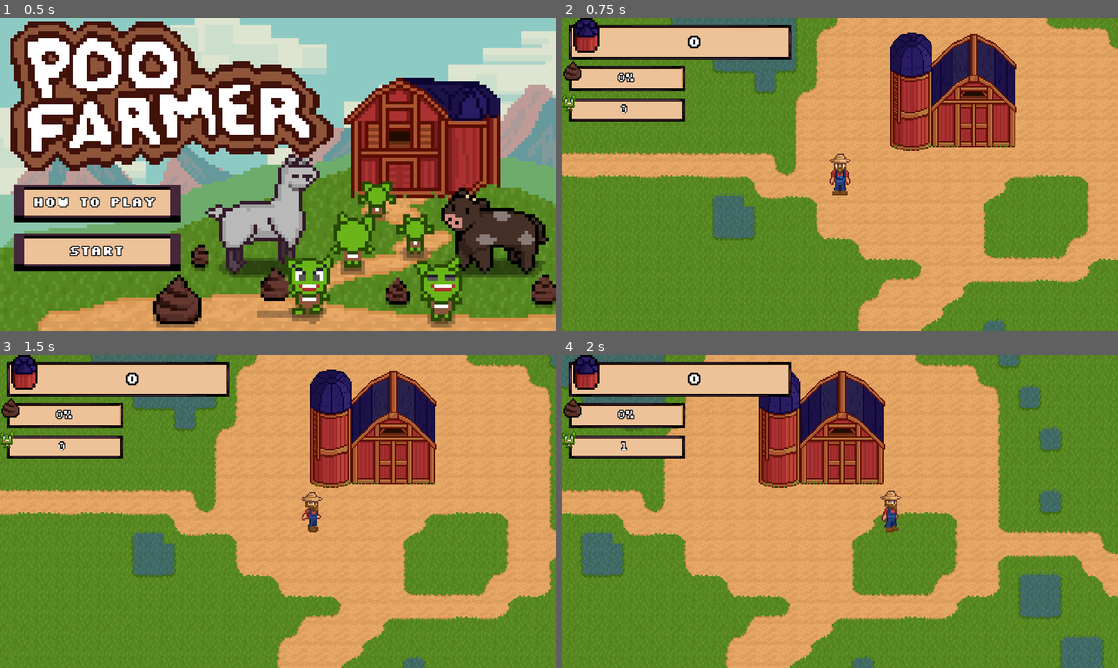
Above: before the commit, frames 1-4 (two rows, left to right).
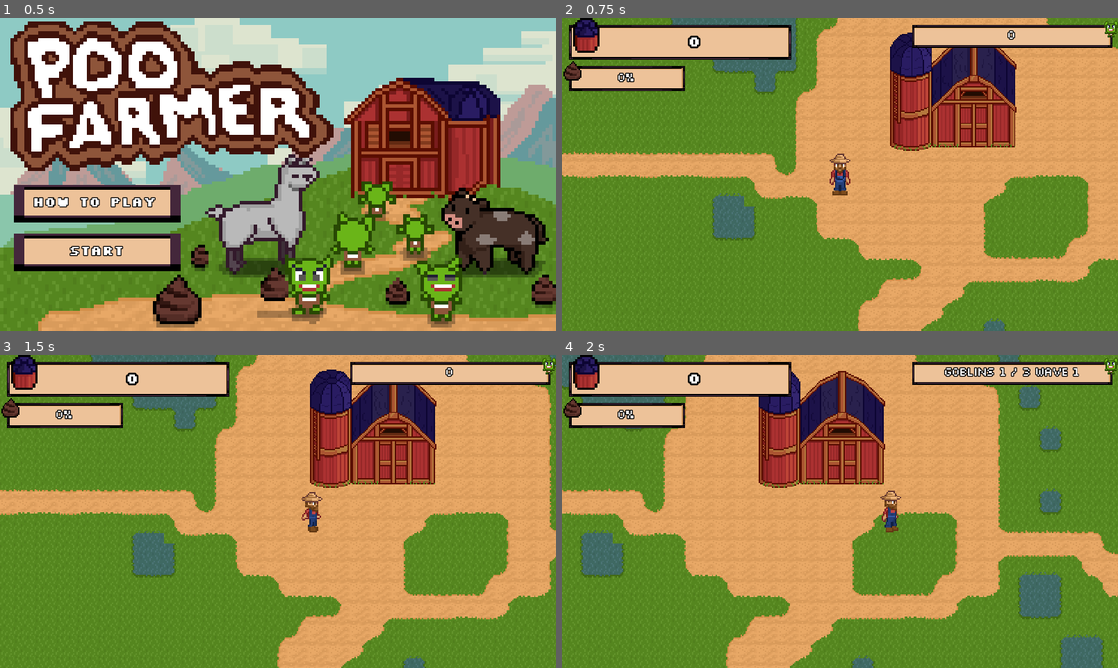
Above: after the commit, the same moments.

Repository: astro-panda/poo-farmer
Game: Godot game, scene res://Scenes/Main.tscn
Same seed, same stepped clock (60 frames per second), same inputs: the game is played once before the commit and once after it.
Inputs (mouse positions are in pixels of both pictures, inside the frame that each line leads up to):
- Up to frame 1 (0.5 s): no input
- Up to frame 2 (0.75 s): click "Start" at 0.5 s
- Up to frame 3 (1.5 s): tap Enter at 1.25 s; move the mouse to (400, 495) at 1.27 s; hold Right (move_right) from 1.28 s (still down); hold Keypad 0 (deep_pockets) from 1.28 s (still down); click (400, 495) at 1.42 s
- Up to frame 4 (2 s): keep holding Right (move_right); keep holding Keypad 0 (deep_pockets)

Frame 1 is identical in both runs. In frame 2, 4.2% of the frame differs, in the area x 0-100%, y 0-34%; in frame 3, 4.2%; in frame 4, 4.2%.

Commit message:
Fix enemy wave generation

Diff:
--- a/poofarmer/Scenes/EnemySpawner.tscn
+++ b/poofarmer/Scenes/EnemySpawner.tscn
@@ -12,6 +12,7 @@
 
 [node name="GenerationTimer" type="Timer" parent="."]
 wait_time = 120.0
+one_shot = true
 
 [node name="HudUpdateTimer" type="Timer" parent="."]
 
--- a/poofarmer/Scenes/UI/Hud.tscn
+++ b/poofarmer/Scenes/UI/Hud.tscn
@@ -164,10 +164,10 @@
 anchor_top = 0.128
 anchor_right = 0.012
 anchor_bottom = 0.128
-margin_left = 0.32
-margin_top = 46.92
-margin_right = 134.0
-margin_bottom = 72.92
+margin_left = 395.32
+margin_top = -38.08
+margin_right = 626.32
+margin_bottom = -12.08
 grow_horizontal = 2
 size_flags_horizontal = 3
 texture = ExtResource( 9 )
@@ -179,7 +179,7 @@
 [node name="GoblinCountLabel" type="Label" parent="CanvasLayer/GoblinCountContainer"]
 margin_left = 3.0
 margin_top = 3.0
-margin_right = 125.0
+margin_right = 227.0
 margin_bottom = 23.0
 theme = ExtResource( 1 )
 custom_fonts/font = SubResource( 6 )
@@ -188,9 +188,9 @@
 valign = 1
 
 [node name="GoblinIcon" type="TextureRect" parent="CanvasLayer/GoblinCountContainer"]
-margin_left = -8.0
+margin_left = 221.0
 margin_top = -18.0
-margin_right = 8.0
+margin_right = 237.0
 margin_bottom = 18.0
 texture = ExtResource( 15 )
 expand = true
--- a/poofarmer/Scripts/EnemySpawner.gd
+++ b/poofarmer/Scripts/EnemySpawner.gd
@@ -2,21 +2,29 @@
 
 onready var player = get_tree().get_nodes_in_group("player")[0]
 onready var goblins = $Goblins
+onready var Timers = {
+	"spawn": $SpawnTimer,
+	"generation": $GenerationTimer,
+	"hud": $HudUpdateTimer
+}
 
 export(PackedScene) var enemy_scene
 export var maxEnemies = 20
-export var maxSpawnTime = 30.0
-export var minSpawnTime = 10.0
+export var maxSpawnTime = 130.0
+export var minSpawnTime = 80.0
 var rnd = RandomNumberGenerator.new()
 var goblin_population = 20
 var wave_count = 1
 var current_population
+var population_countdown
 
 # Called when the node enters the scene tree for the first time.
 func _ready():
-	current_population = goblin_population + (randi() % 20) - 10
-	$SpawnTimer.start()
-	$HudUpdateTimer.start()
+	current_population = 3
+	population_countdown = current_population
+	Timers.spawn.start()
+	Timers.hud.start()
+	Timers.generation.stop()
 
 
 # Called every frame. 'delta' is the elapsed time since the previous frame.
@@ -43,20 +51,25 @@
 		enemy.fleeingVector = spawnLoc
 		enemy.connect("global_poo_stolen", player, "_on_Goblin_global_poo_stolen")
 
-		current_population -= 1
-		goblins.add_child(enemy)
-		if current_population == 0:
-			wave_count += 1
-			$SpawnTimer.stop()
-			$GenerationTimer.start()
+		if population_countdown > 0:
+			population_countdown -= 1
+			goblins.add_child(enemy)
+		else:
+			if goblins.get_child_count() == 0 && Timers.generation.is_stopped():
+				Timers.generation.wait_time = rand_range(minSpawnTime, maxSpawnTime)
+				Timers.generation.start()
 
-	$SpawnTimer.wait_time = rand_range(minSpawnTime, maxSpawnTime)
 
 
 func _on_GenerationTimer_timeout():
+	wave_count += 1
 	var base_count = goblin_population * wave_count
-	current_population = base_count + (randi() % (base_count)) - base_count
-	$SpawnTimer.start()
+	current_population = base_count + (randi() % (base_count/2)) - (base_count/2)
+	population_countdown = current_population
+	Timers.spawn.start()
 
 func _on_HudUpdateTimer_timeout():
-	goblins.update_goblin_hud()
+	var waveInfo = wave_count
+	if !Timers.generation.is_stopped():
+		waveInfo = floor(Timers.generation.time_left)
+	goblins.update_goblin_hud(current_population, waveInfo)
--- a/poofarmer/Scripts/GoblinsGeneration.gd
+++ b/poofarmer/Scripts/GoblinsGeneration.gd
@@ -7,5 +7,5 @@
 	pass # Replace with function body.
 
 
-func update_goblin_hud():
-	hud.update_global_goblin_label(self.get_child_count())
+func update_goblin_hud(total, wave):
+	hud.update_global_goblin_label("Goblins " + str(self.get_child_count()) + " / " + str(total) + " Wave " + str(wave))
